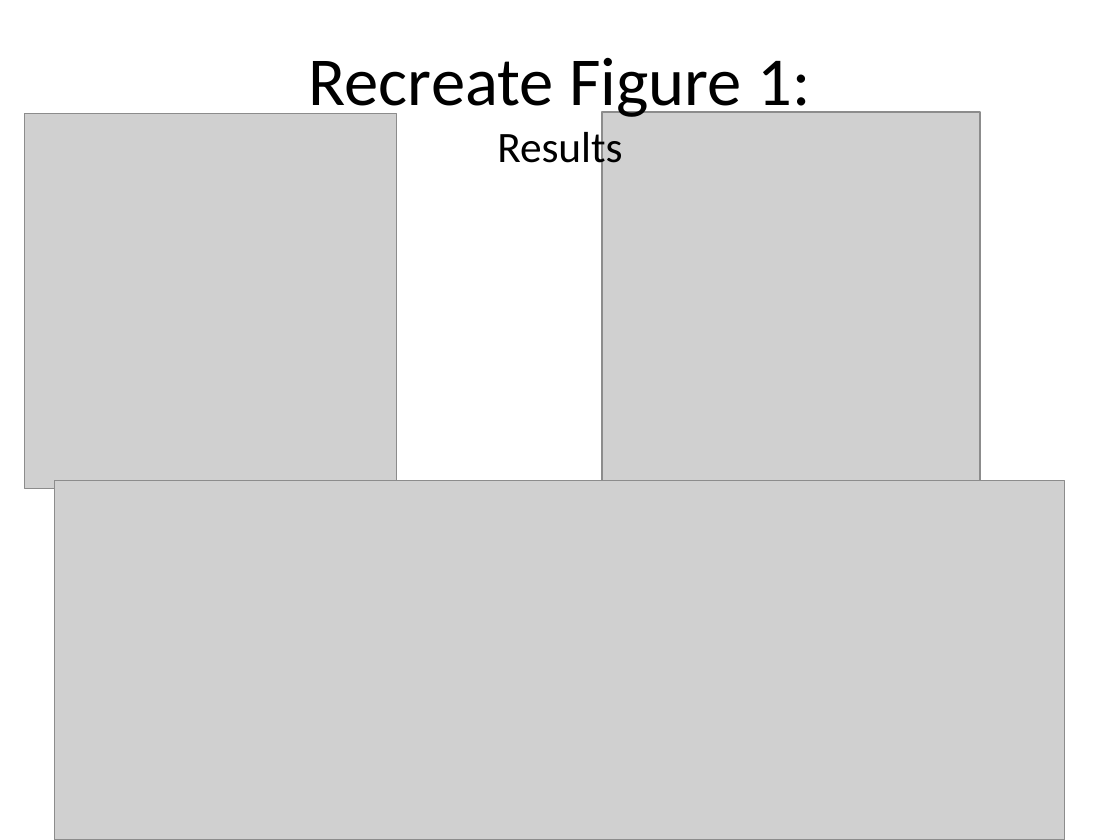
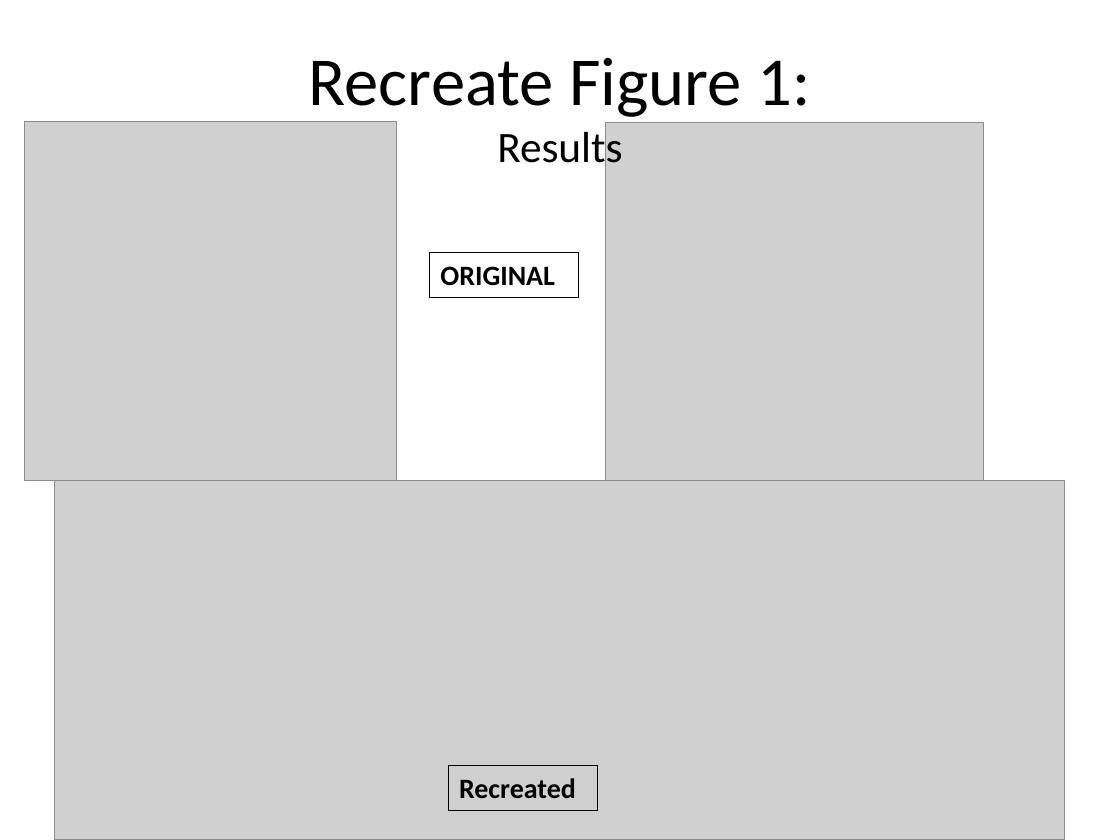
Before and after one commit to mdzievit/PEB_Power_Final_Project_BCB546X-Spring2017, a slide deck: slide 2 of Presentation/Matt_Slides.pptx. Drawn at 1120x840 pixels with LibreOffice and Linux fonts; fonts in the diff are those of the drawing; grey boxes stand for pictures. Boxes give left, top, right and bottom in pixels: in the first picture for what was removed or moved away, otherwise in the second. Text is boxed around its words. In the diff, an @@ line names an element or a change of style, - is before the commit and + after.

Commit message:
Edit my slides

```diff
--- a/Presentation/Matt_Slides.pptx
+++ b/Presentation/Matt_Slides.pptx
@@ picture: place and size @@
-picture at (25, 113, 396, 488)
+picture at (25, 121, 396, 480)
@@ picture: place and size @@
-picture at (603, 112, 981, 488)
+picture at (605, 123, 983, 484)
@@ rectangle added at (429, 252, 578, 297), outline #000000 0.75 pt, 18 pt, text #000000, bold @@
+ORIGINAL
@@ rectangle added at (448, 765, 597, 810), outline #000000 0.75 pt, 18 pt, text #000000, bold @@
+Recreated
```
